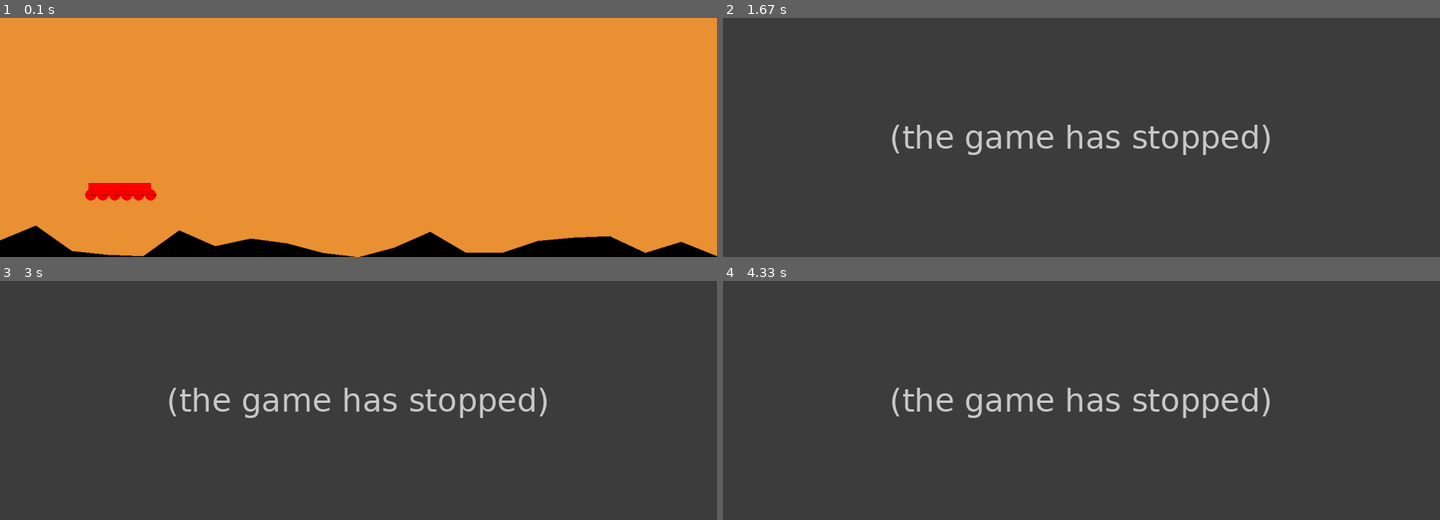
Above: before the commit, frames 1-4 (two rows, left to right).
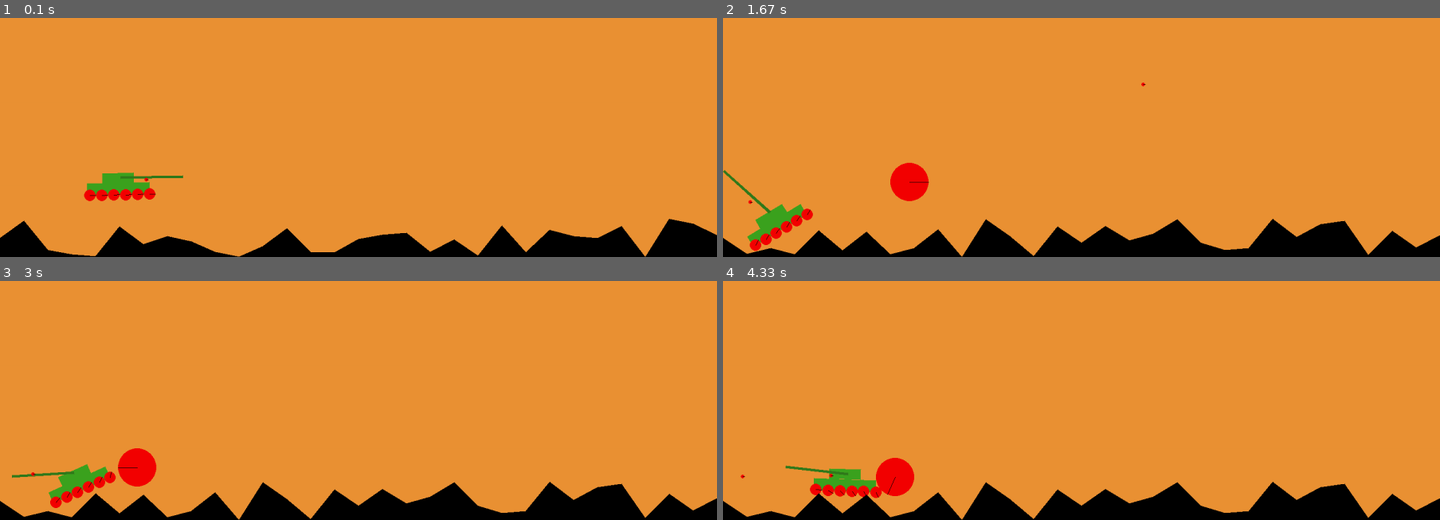
Above: after the commit, the same moments.

Repository: semboko/pygame-sandbox
Game: pygame game, started from main.py
Two runs of this game, one before a commit and one after it. Both use one fixed random seed, a clock stepped at 60 frames per second and the inputs below.
Inputs (mouse positions are in pixels of both pictures, inside the frame that each line leads up to):
- Up to frame 1 (0.1 s): no input
- Up to frame 2 (1.67 s): tap Space at 0.33, 0.73, 1.03, 1.57 s; hold R 0.67-1.13 s; hold Up 0.67-1.13 s; move the mouse to (1310, 130) at 0.7 s; click (909, 139) at 1.22 s; hold Up from 1.5 s (still down); move the mouse to (1153, 190) at 1.53 s
- Up to frame 3 (3 s): tap Space at 1.87, 2.07, 2.4, 2.8 s; release Up at 1.97 s; hold Down 2-2.3 s; hold Up 2.33-2.7 s; hold Down from 2.73 s (still down)
- Up to frame 4 (4.33 s): release Down at 3.1 s; hold Up 3.13-3.43 s; tap Space at 3.2, 3.53, 3.87, 4.27 s; hold Down 3.47-3.77 s; hold Up 3.8-4.17 s; hold Down from 4.2 s (still down)

The runs differ from the first frame. In frame 1, 4.9% of the frame differs, in the area x 0-100%, y 64-100%; in frame 2, 100%, in the area x 0-100%, y 0-100%; in frame 3, 100%; in frame 4, 100%.
Error before the commit: ValueError: chr() arg not in range(0x110000) (tank.py line 27); the game stopped at 0.67 s (later frames are placeholders)

Commit message:
Added gun

Diff:
--- a/scenes/components/tank.py
+++ b/scenes/components/tank.py
@@ -2,9 +2,10 @@
 
 import pygame
 import pymunk
+from math import cos, sin
 from pygame import draw
 from pygame.surface import Surface
-from pymunk import Body, GearJoint, PivotJoint, Poly, Shape, ShapeFilter, SimpleMotor, Space
+from pymunk import Body, GearJoint, PivotJoint, Poly, Shape, ShapeFilter, SimpleMotor, Space, DampedRotarySpring, RatchetJoint, RotaryLimitJoint
 
 from scenes.components.ball import Ball
 from scenes.components.rect import Rect
@@ -19,15 +20,20 @@
     turret_shape: Shape
 
     def __init__(self, x, y, width, height, space: Space):
+        self.width = width
+        self.height = height
         self.collision_filter = ShapeFilter(group=0b1)
 
         self.add_wheel_holder(x, y - height // 4, width, height // 2, space)
         self.add_wheels(x, y, width, height, space)
-        self.add_turret(x, y, width, height, space)
+        self.add_turret(width, height, space)
+        self.add_gun(x, y, width, height, space)
+        self.add_bullet()
         self.add_motor(space)
 
     def add_wheel_holder(self, x, y, width: int, height: int, space: Space):
-        self.wheel_holder = Rect(x, y, width, height, space)
+        self.wheel_holder = Rect(x, y, width, height, space, color=(60, 163, 31))
+        self.wheel_holder.body.mass = 10000
         self.wheel_holder.shape.filter = self.collision_filter
 
     def add_wheels(self, x: int, y: int, body_width: int, body_height: int, space: Space):
@@ -53,19 +59,48 @@
         self.motor = SimpleMotor(self.wheel_holder.body, self.wheels[-1].body, 0)
         space.add(self.motor)
 
-    def add_turret(self, x, y, width, height, space: Space):
+    def add_turret(self, width, height, space: Space):
         vertices = (
-            (x - width // 4, y),
-            (x + width // 4, y),
-            (x + width // 4, y + height // 2),
-            (x - width // 4, y + height // 2),
+            (-width // 4, height // 4),
+            (width // 4, height // 4),
+            (width // 4, height // 1.5),
+            (-width // 4, height // 1.5),
         )
         self.turret_shape = Poly(self.wheel_holder.body, vertices)
         self.turret_shape.filter = self.collision_filter
         space.add(self.turret_shape)
 
     def add_gun(self, x, y, width, height, space: Space):
-        pass
+        self.gun = Rect(x + width//2, y + height//4, width, 5, space, color=(49, 122, 28))
+        self.gun.body.mass = 20
+        self.gun.shape.filter = self.collision_filter
+        space.add(PivotJoint(self.gun.body, self.wheel_holder.body, (-width//2, 2), (0, height//2)))
+        self.gun_joint = RotaryLimitJoint(self.gun.body, self.wheel_holder.body, -.2, 0)
+        space.add(self.gun_joint)
+
+    def add_bullet(self):
+        space = self.wheel_holder.body.space
+        width, height = self.width, self.height
+        x, y = self.wheel_holder.body.position
+        self.bullet = Ball(x, y + height//4, 4, space)
+        self.bullet.shape.elasticity = .1
+        self.bullet.body.mass = 400
+        self.bullet_holder = PivotJoint(self.gun.body, self.bullet.body, (width//2, 0), (0, 0))
+        space.add(self.bullet_holder)
+        self.bullet.shape.filter = self.collision_filter
+
+    def shot(self) -> Ball:
+        space = self.bullet.body.space
+        space.remove(self.bullet_holder)
+        r = self.bullet.shape.radius
+        x = r * cos(self.gun.body.angle)
+        y = r * sin(self.gun.body.angle)
+        force = (x * 10000000, y * 10000000)
+        self.bullet.body.apply_force_at_local_point(force, (0, 0))
+        self.wheel_holder.body.apply_force_at_local_point((-force[0]*5, -force[1]*5), (0, 0))
+        prev_bullet = self.bullet
+        self.add_bullet()
+        return prev_bullet
 
     def update_velocity(self, keys: Sequence[bool]):
         if keys[pygame.K_d]:
@@ -77,15 +112,25 @@
 
         self.motor.rate *= 0.8
 
+    def update_gun_angle(self, keys: Sequence[bool]):
+        if keys[pygame.K_UP]:
+            self.gun_joint.min -= .05
+            self.gun_joint.max -= .05
+        if keys[pygame.K_DOWN]:
+            self.gun_joint.min += .05
+            self.gun_joint.max += .05
+
     def update(self):
         keys = pygame.key.get_pressed()
         self.update_velocity(keys)
+        self.update_gun_angle(keys)
 
     def render(self, display: Surface):
         self.wheel_holder.render(display)
-
-        # turret_vert = [convert(self.body.local_to_world(v), h) for v in self.turret_shape.get_vertices()]
-        # draw.polygon(display, (212, 212, 212), turret_vert)
-
+        h = display.get_height()
+        turret_vert = [convert(self.turret_shape.body.local_to_world(v), h) for v in self.turret_shape.get_vertices()]
+        draw.polygon(display, (60, 163, 31), turret_vert)
+        self.gun.render(display)
+        self.bullet.render(display)
         for wheel in self.wheels:
             wheel.render(display)
--- a/scenes/tank.py
+++ b/scenes/tank.py
@@ -5,7 +5,9 @@
 from scenes.abstract import AbstractPymunkScene
 from scenes.components.random_floor import RandomFloor
 from scenes.components.segment import Segment
+from scenes.components.ball import Ball
 from scenes.components.tank import Tank
+from scenes.utils import convert
 
 
 class TankScene(AbstractPymunkScene):
@@ -15,7 +17,7 @@
     def reset_scene(self):
         super().reset_scene()
         self.tank = Tank(250, 160, 130, 50, self.space)
-        self.floor = RandomFloor(0, self.display.get_width(), 0, 70, 20, self.space)
+        self.floor = RandomFloor(0, self.display.get_width(), 0, 80, 30, self.space)
         self.objects.extend((self.tank, self.floor))
 
     def update(self):
@@ -24,5 +26,16 @@
 
     def handle_event(self, event: Event) -> None:
         if event.type == pygame.KEYDOWN:
-            if chr(event.key) == "r":
+            if event.key == ord("r"):
                 self.reset_scene()
+
+            # Whitespace
+            if event.key == 32:
+                bullet = self.tank.shot()
+                self.objects.append(bullet)
+
+        if event.type == pygame.MOUSEBUTTONDOWN:
+            h = self.display.get_height()
+            x, y = event.dict["pos"]
+            ball = Ball(*convert((x, y), h), 40, self.space)
+            self.objects.append(ball)
